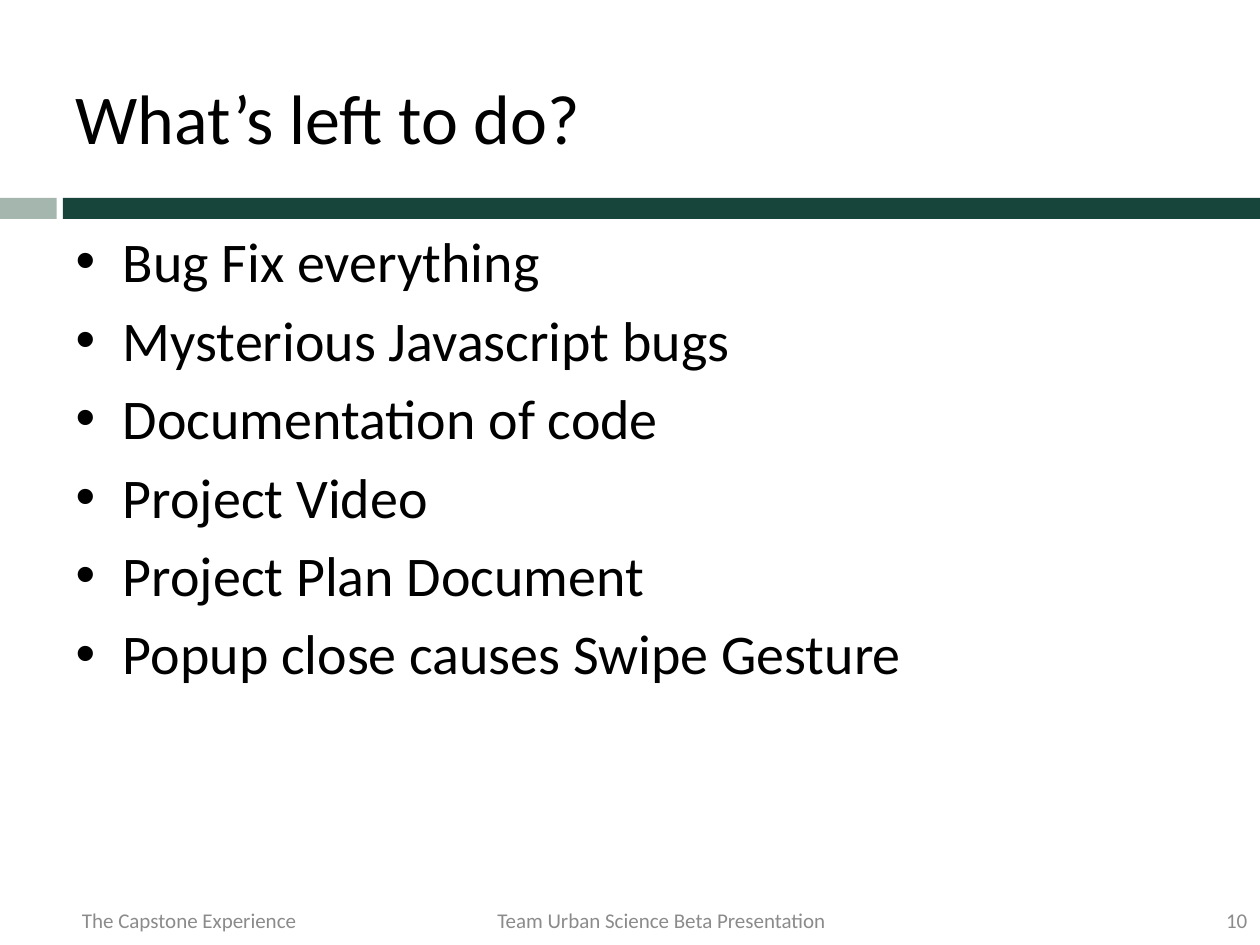
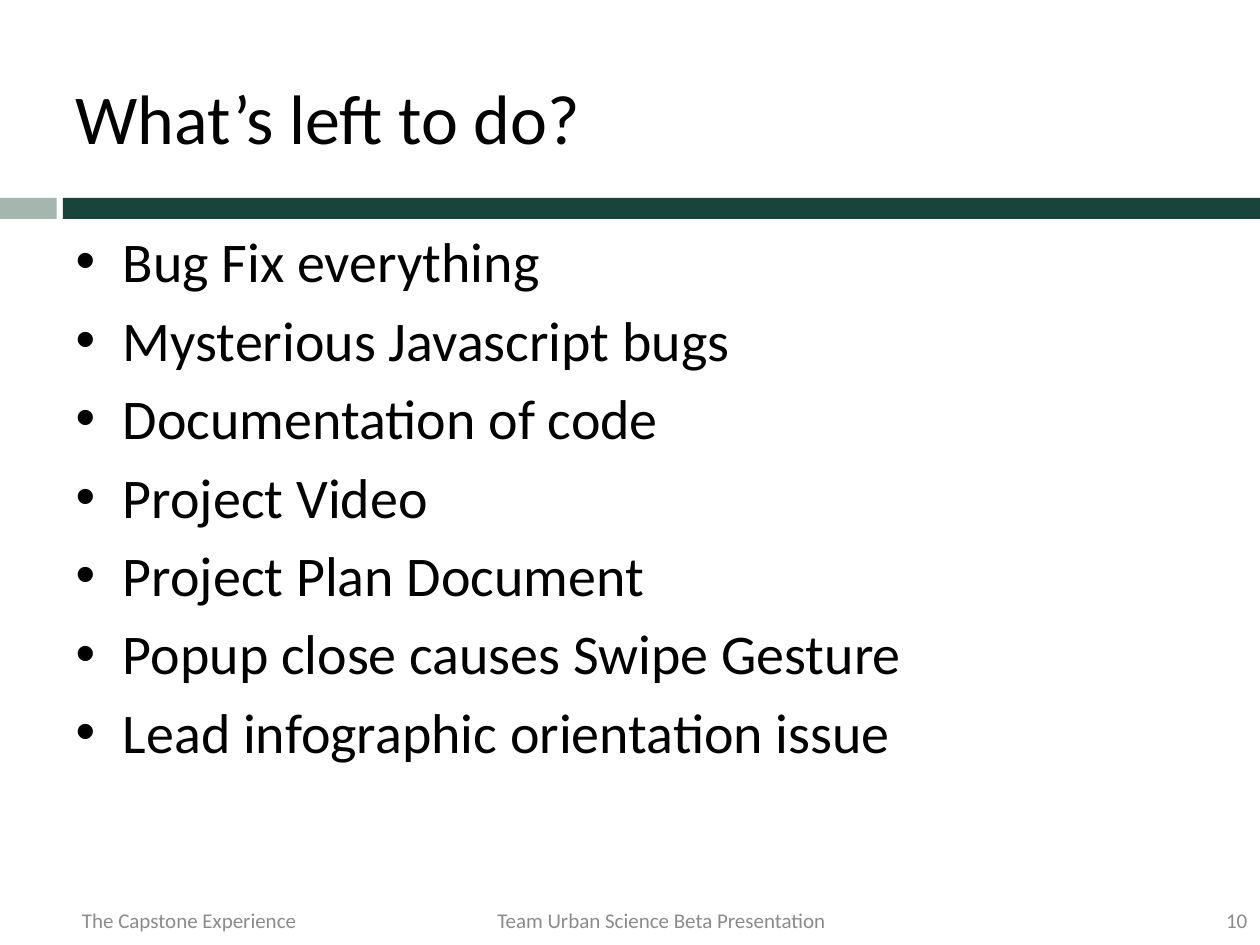
Before and after one commit to msu-capstone-team-urban-science/infographic-generator, a slide deck: slide 10 of documents/presentations/beta-presentation/team-urban-science-beta-presentation.pptx. Drawn at 1260x945 pixels with LibreOffice and Linux fonts; fonts in the diff are those of the drawing; background and template pictures are left out. Boxes give left, top, right and bottom in pixels: in the first picture for what was removed or moved away, otherwise in the second. Text is boxed around its words. In the diff, an @@ line names an element or a change of style, - is before the commit and + after.

```diff
--- a/documents/presentations/beta-presentation/team-urban-science-beta-presentation.pptx
+++ b/documents/presentations/beta-presentation/team-urban-science-beta-presentation.pptx
@@ text at bbox=[123, 714, 890, 763]: paragraph added @@
+• Lead infographic orientation issue
```
Also in this commit, not shown: 1 other file.
